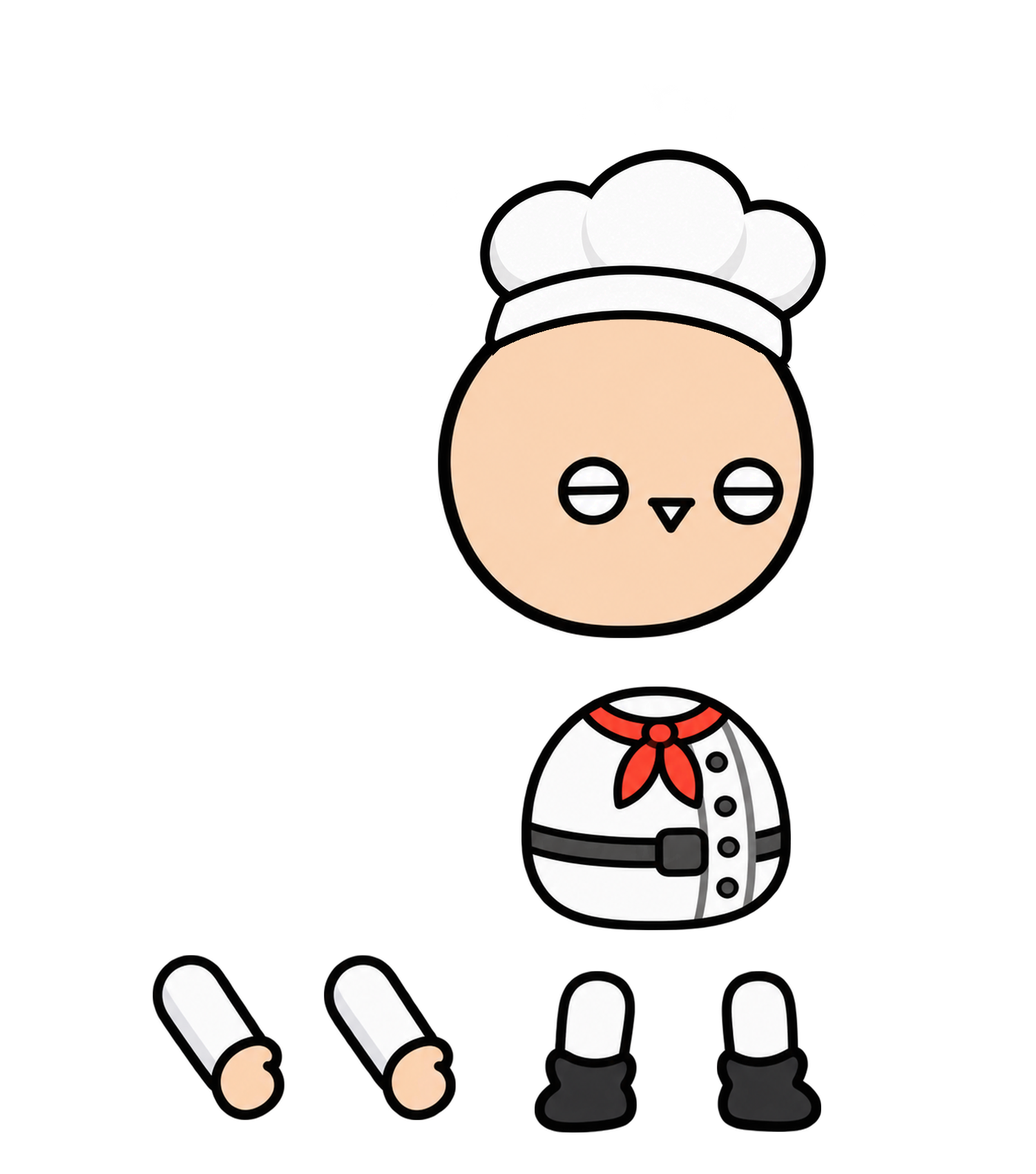
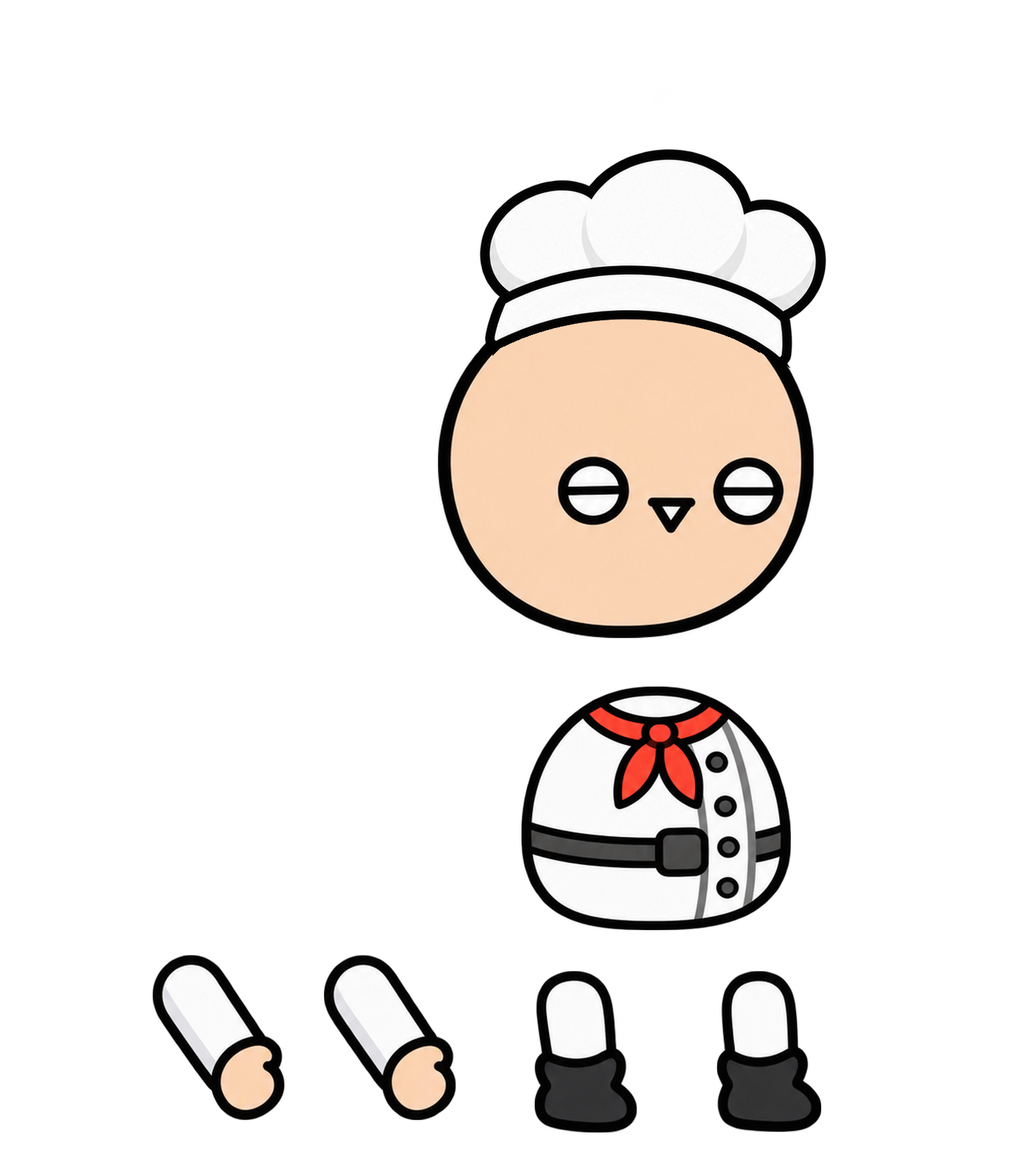
Layered file, before and after one edit (1036 x 1174). Changes by layer:
painted on "다리1" over [left=534, top=970, right=637, bottom=1133]
